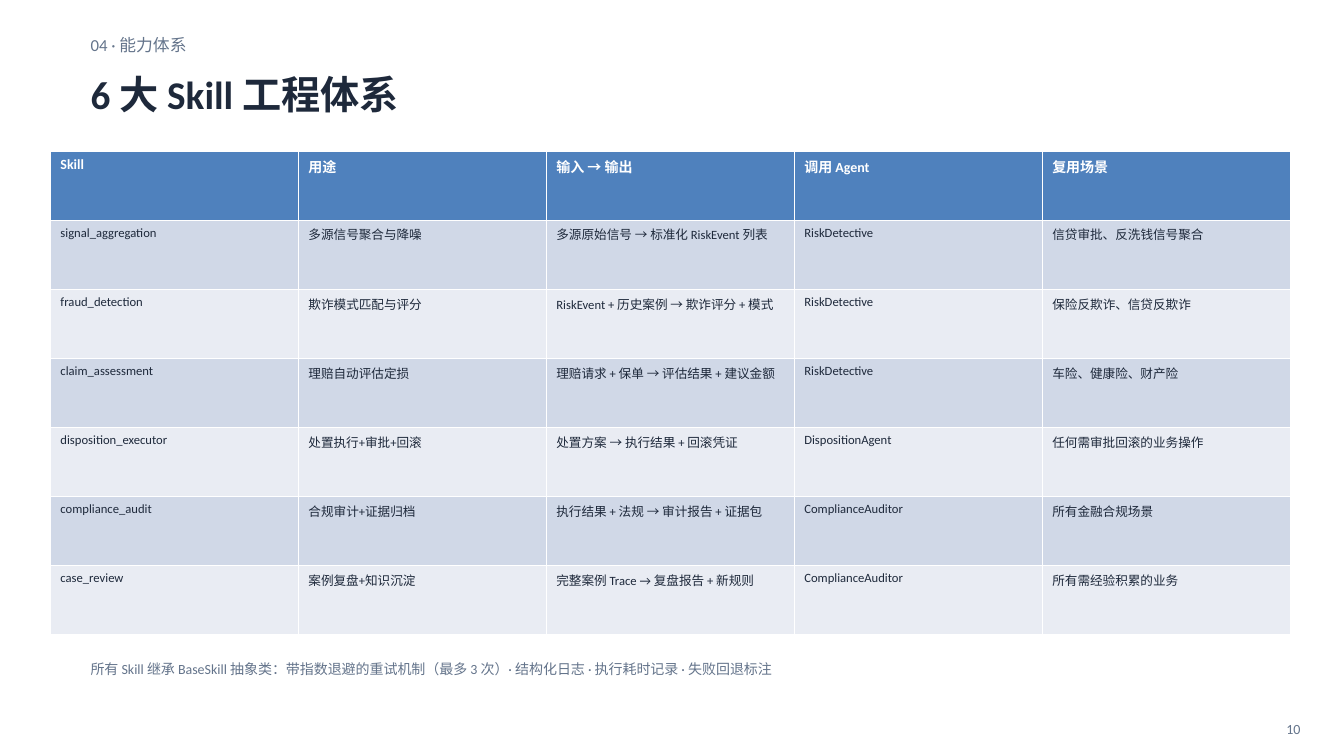
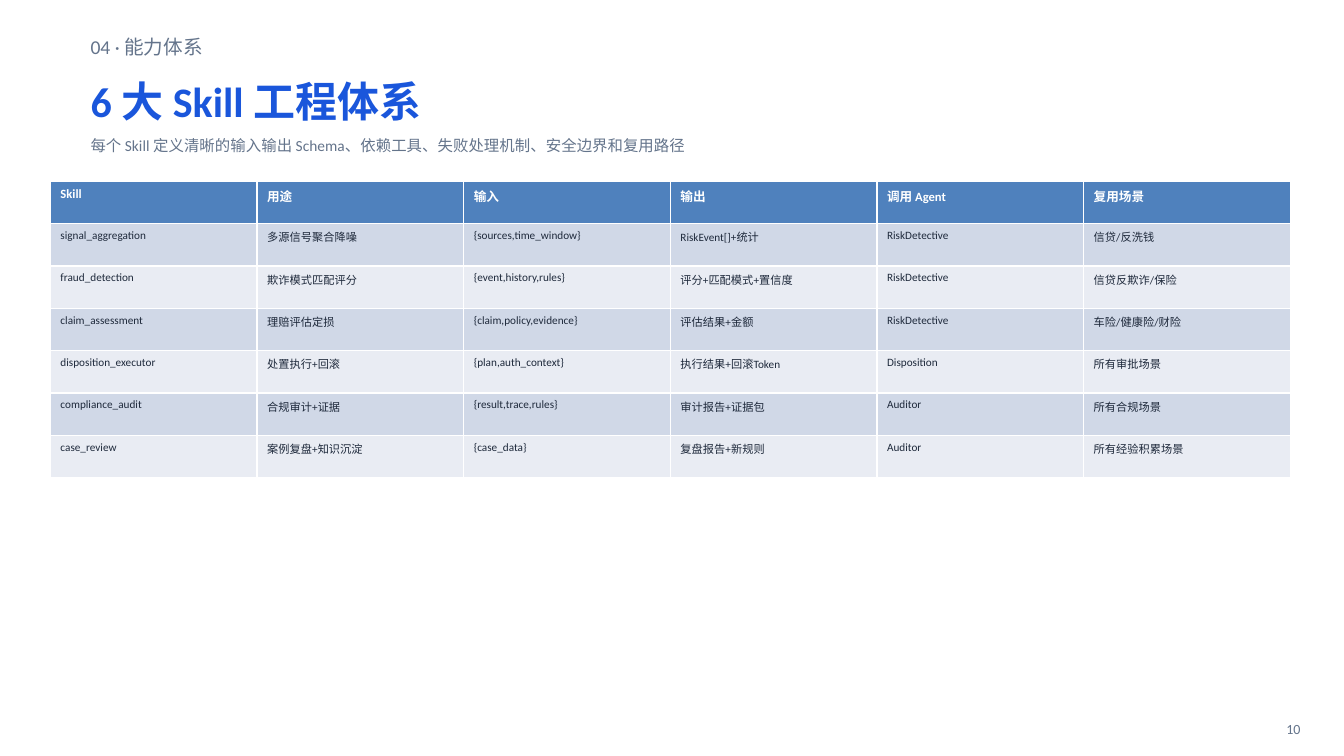
Before and after one commit to 1Adalt/finco-pilot, a slide deck: slide 10 of v2-3agent/FinCopilot初赛方案-3Agent.pptx. Drawn at 1344x756 pixels with LibreOffice and Linux fonts; fonts in the diff are those of the drawing. Boxes give left, top, right and bottom in pixels: in the first picture for what was removed or moved away, otherwise in the second. Text is boxed around its words. In the diff, an @@ line names an element or a change of style, - is before the commit and + after.

Commit message:
feat: 补强 PPT(19页) + README运行证据 — Skill失败处理/可观测/MCP契约/4项能力

```diff
--- a/v2-3agent/FinCopilot初赛方案-3Agent.pptx
+++ b/v2-3agent/FinCopilot初赛方案-3Agent.pptx
@@ text "04 · 能力体系" at (91, 37, 202, 56): size 12 to 14 pt @@
@@ text "6 大 Skill 工程体系" at (91, 81, 421, 121): size 28 to 30 pt, text colour #1E293B to #1A56DB @@
@@ text added at (91, 138, 685, 152), 11 pt, text #64748B @@
+每个 Skill 定义清晰的输入输出 Schema、依赖工具、失败处理机制、安全边界和复用路径
@@ table at (50, 181, 1291, 478) @@
-column 2: 用途 | 多源信号聚合与降噪 | 欺诈模式匹配与评分 | 理赔自动评估定损 | 处置执行+审批+回滚 | 合规审计+证据归档 | 案例复盘+知识沉淀
-column 3: 输入 → 输出 | 多源原始信号 → 标准化 RiskEvent 列表 | RiskEvent + 历史案例 → 欺诈评分 + 模式 | 理赔请求 + 保单 → 评估结果 + 建议金额 | 处置方案 → 执行结果 + 回滚凭证 | 执行结果 + 法规 → 审计报告 + 证据包 | 完整案例 Trace → 复盘报告 + 新规则
-column 4: 调用 Agent | RiskDetective | RiskDetective | RiskDetective | DispositionAgent | ComplianceAuditor | ComplianceAuditor
-column 5: 复用场景 | 信贷审批、反洗钱信号聚合 | 保险反欺诈、信贷反欺诈 | 车险、健康险、财产险 | 任何需审批回滚的业务操作 | 所有金融合规场景 | 所有需经验积累的业务
+column 2: 用途 | 多源信号聚合降噪 | 欺诈模式匹配评分 | 理赔评估定损 | 处置执行+回滚 | 合规审计+证据 | 案例复盘+知识沉淀
+column 3: 输入 | {sources,time_window} | {event,history,rules} | {claim,policy,evidence} | {plan,auth_context} | {result,trace,rules} | {case_data}
+column 4: 输出 | RiskEvent[]+统计 | 评分+匹配模式+置信度 | 评估结果+金额 | 执行结果+回滚Token | 审计报告+证据包 | 复盘报告+新规则
+column 5: 调用 Agent | RiskDetective | RiskDetective | RiskDetective | Disposition | Auditor | Auditor
+column 6: 复用场景 | 信贷/反洗钱 | 信贷反欺诈/保险 | 车险/健康险/财险 | 所有审批场景 | 所有合规场景 | 所有经验积累场景
@@ table: place and size @@
-table at (50, 151, 1291, 635)
+table at (50, 181, 1291, 478)
@@ text removed at (91, 662, 772, 675) @@
-所有 Skill 继承 BaseSkill 抽象类：带指数退避的重试机制（最多 3 次）· 结构化日志 · 执行耗时记录 · 失败回退标注
```
Also in this commit, not shown: 13 other slides changed, 5 slides added, 3 slides removed, 2 other files.
